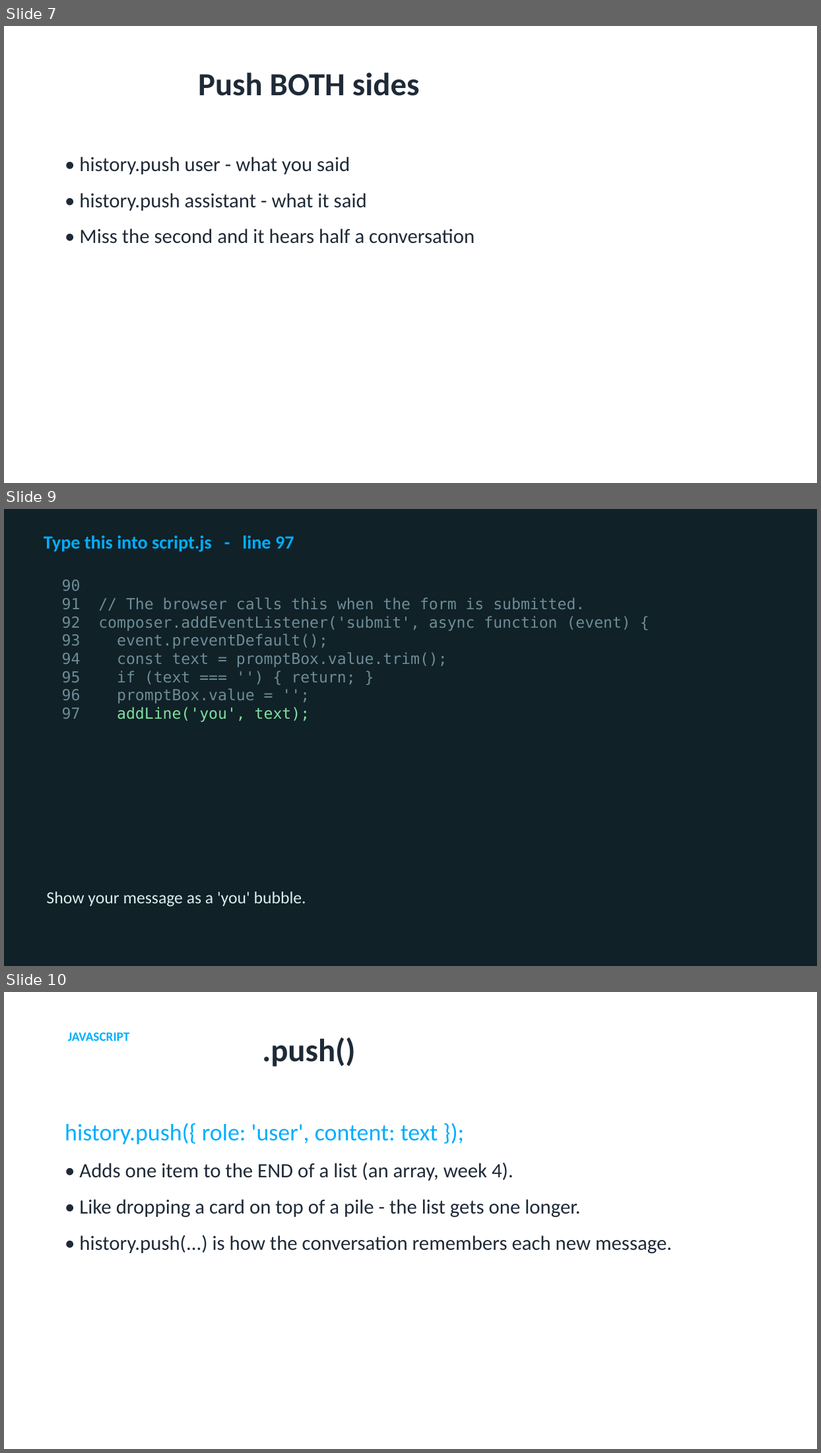
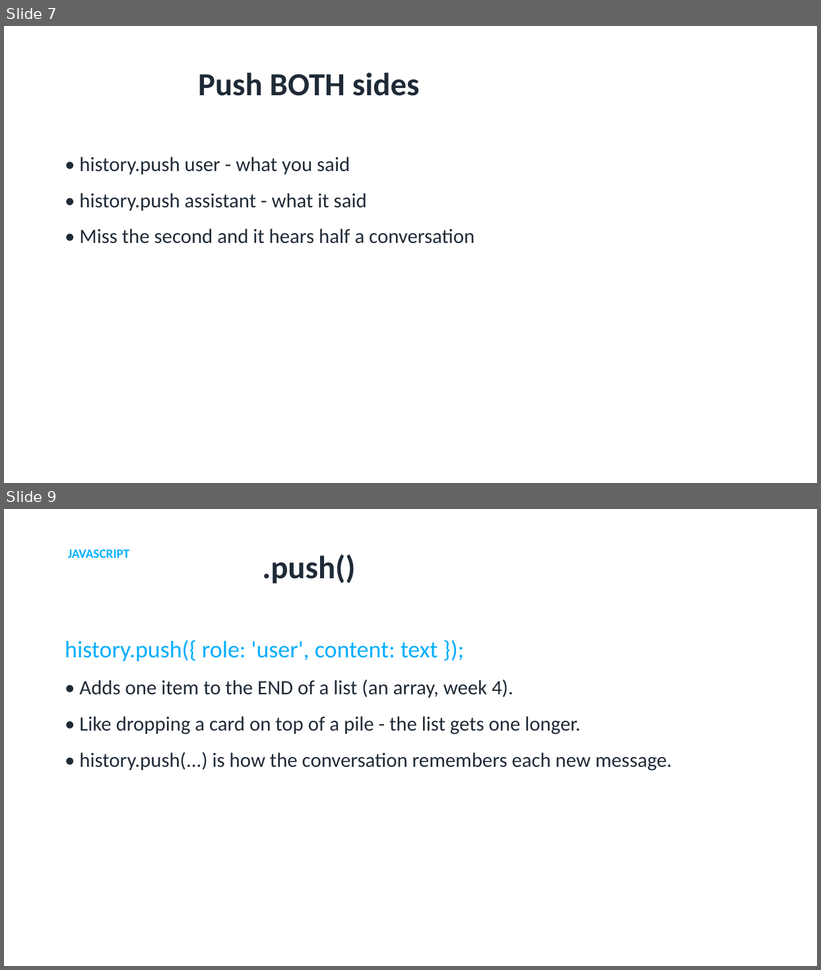
Before and after one commit to utgapps/utgapps.github.io, a slide deck: ai101/slides/week-07.pptx. Shown one above the other, each under a label of ours: slides 7, 9 and 10 before the commit, slides 7 and 9 after it; the slides between them are not shown. The pictures are 821x1453 and 821x970 pixels, drawn with LibreOffice and Linux fonts; fonts in the diff are those of the drawing. Boxes give left, top, right and bottom in pixels: in the first picture for what was removed or moved away, otherwise in the second. Text is boxed around its words. In the diff, an @@ line names an element or a change of style, - is before the commit and + after.

```diff
--- a/ai101/slides/week-07.pptx
+++ b/ai101/slides/week-07.pptx
@@ slide 9 removed at (4,509,817,966), background #102127 @@
@@ text removed at (44,535,294,552) @@
-Type this into script.js - line 97
@@ text removed at (62,580,631,722) @@
-90
-91 // The browser calls this when the form is submitted.
-92 composer.addEventListener('submit', async function (event) {
-93 event.preventDefault();
-94 const text = promptBox.value.trim();
-95 if (text === '') { return; }
-96 promptBox.value = '';
-97 addLine('you', text);
@@ text removed at (46,892,306,907) @@
-Show your message as a 'you' bubble.
@@ what was slide 10 is now slide 9 @@
```
Also in this commit, not shown: 3 slides changed, 2 other slides removed, 23 other files.
